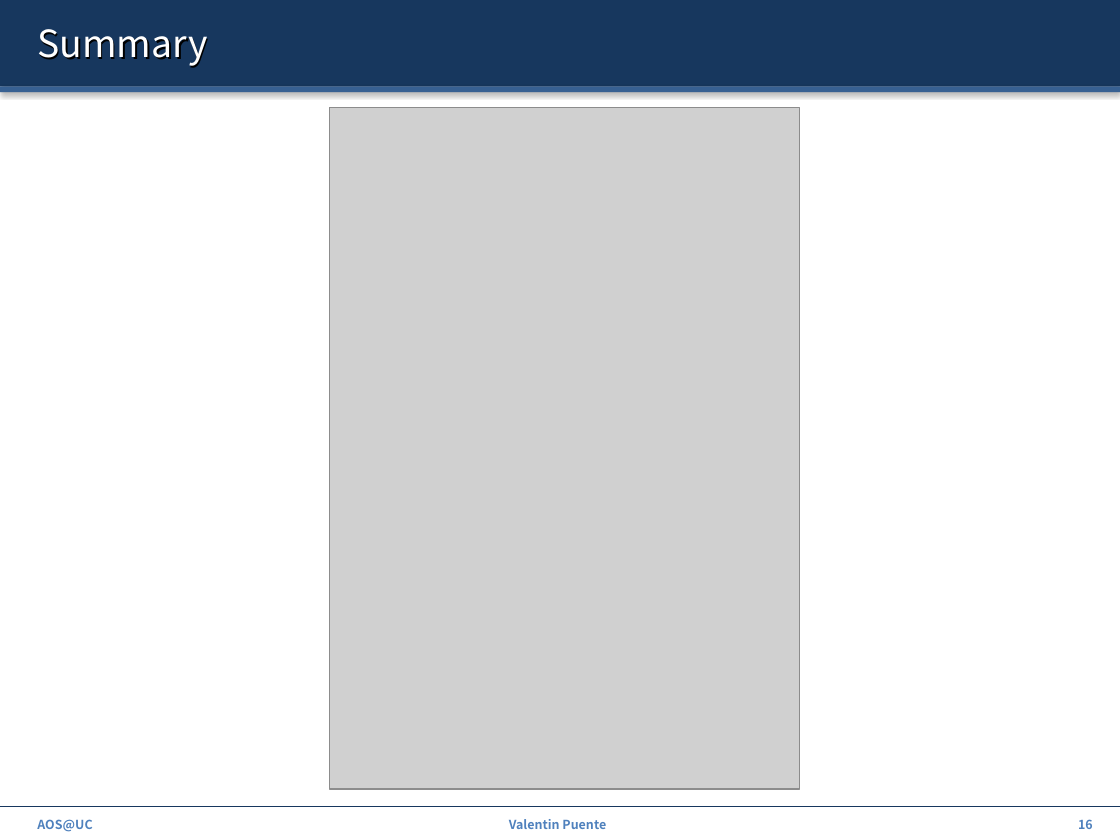
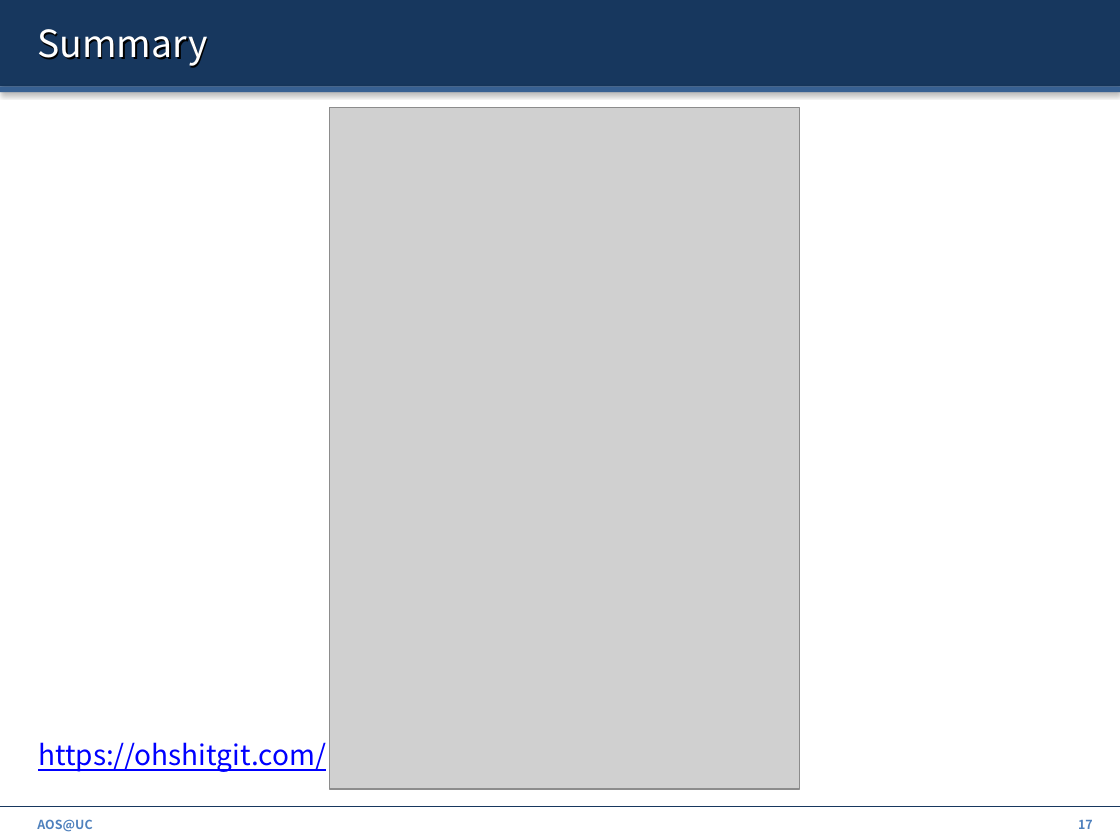
Before and after one commit to ZdravkoDimitrovArnaudov/AOS-XV6-RISCV, a slide deck: slide 17 of Info/00_Intro.pptx (slide 16 before the commit). Drawn at 1120x840 pixels with LibreOffice and Linux fonts; fonts in the diff are those of the drawing; grey boxes stand for pictures. Boxes give left, top, right and bottom in pixels: in the first picture for what was removed or moved away, otherwise in the second. Text is boxed around its words. In the diff, an @@ line names an element or a change of style, - is before the commit and + after.

```diff
--- a/Info/00_Intro.pptx
+++ b/Info/00_Intro.pptx
@@ text added at <box>38,742,326,772</box>, 18 pt, text #0000FF, underline @@
+https://ohshitgit.com/
@@ text removed at <box>509,819,606,829</box> @@
-Valentin Puente
@@ page number at <box>1078,820,1093,829</box>: text changed @@
-16
+17
```
Also in this commit, not shown: 17 other slides changed, 2 slides added.
